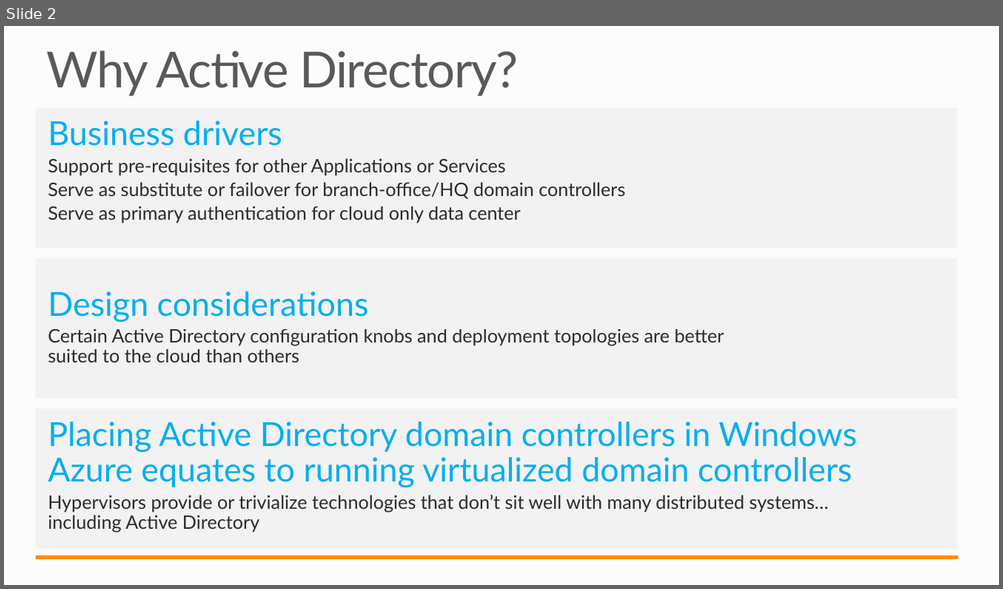
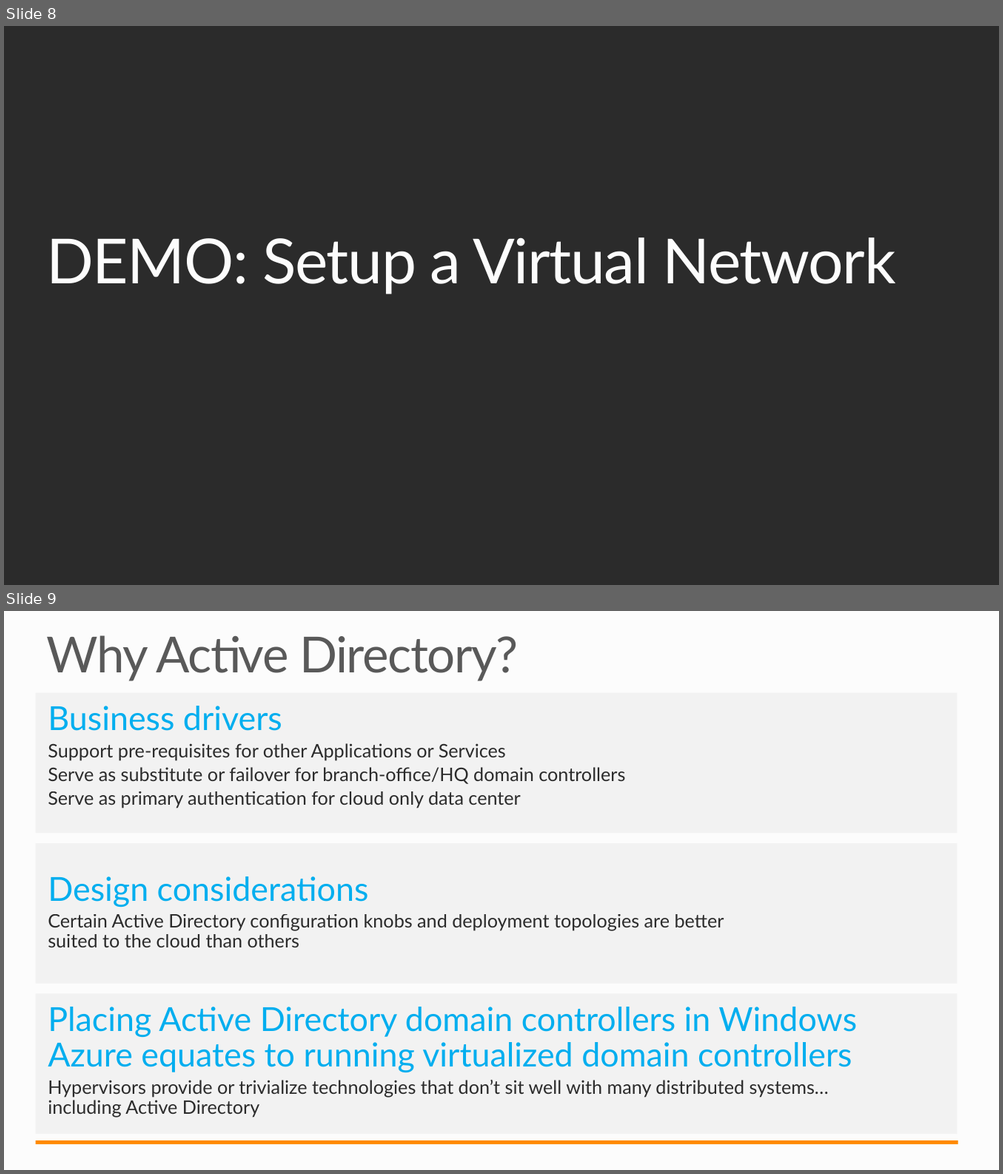
Before and after one commit to tylerd/PRESENTATION-DeployingActiveDirectory, a slide deck: DeployingActiveDirectory.pptx. Shown one above the other, each under a label of ours: slide 2 before the commit, slides 8 and 9 after it. The pictures are 1003x589 and 1003x1174 pixels, drawn with LibreOffice and Linux fonts; fonts in the diff are those of the drawing; background and template pictures are left out; a plain dark background stands for a picture behind light text. Boxes give left, top, right and bottom in pixels: in the first picture for what was removed or moved away, otherwise in the second. Text is boxed around its words. In the diff, an @@ line names an element or a change of style, - is before the commit and + after.

```diff
--- a/DeployingActiveDirectory.pptx
+++ b/DeployingActiveDirectory.pptx
@@ slide 8 added at [4, 26, 999, 585], background picture (left out) @@
@@ title added at [46, 238, 896, 295], 60 pt, text #FFFFFF @@
+DEMO: Setup a Virtual Network
@@ what was slide 2 is now slide 9 @@
```
Also in this commit, not shown: 5 slides changed, 7 other slides added.
